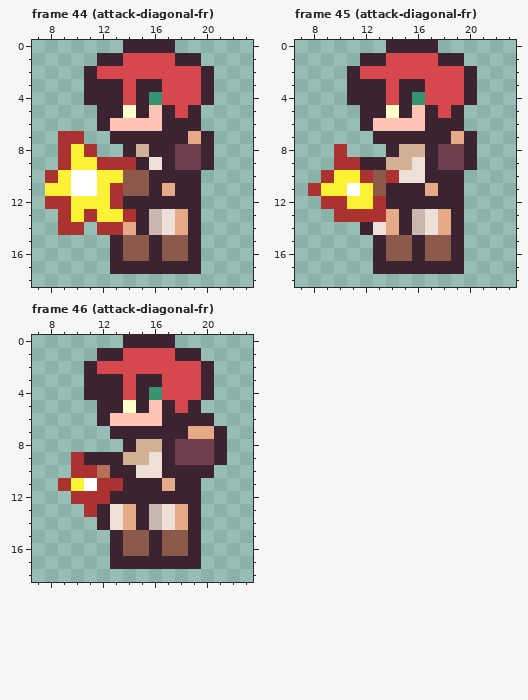
A pixel-art file gets an edit: Assets/Resources/Player/Sprites/Movement/player-walking.aseprite. The picture above was drawn from the file before the commit.
32x19 pixels, 92 frames. Shown: frame 44 (attack-diagonal-fr): x 7..23, y 0..18; frame 45 (attack-diagonal-fr): x 7..23, y 0..18; frame 46 (attack-diagonal-fr): x 7..23, y 0..18.
The same view after the edit:
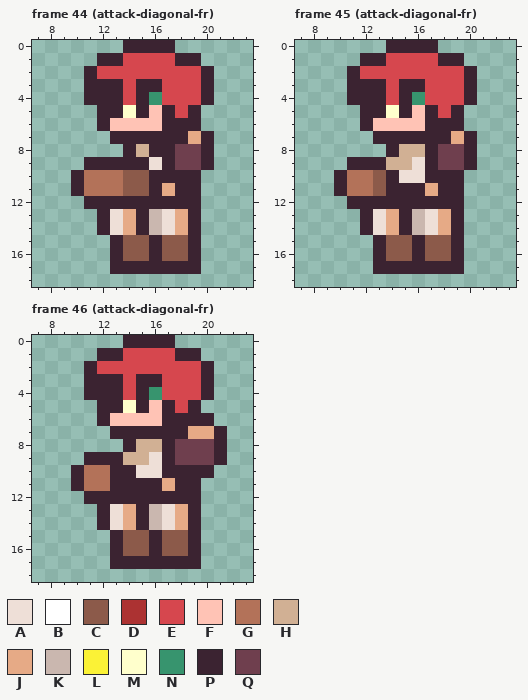
Palette (. is transparent): A #eedfd7  B #ffffff  C #8c5a4a  D #ac3232  E #d6474e  F #ffc3b5  G #b37259  H #d1b094  J #e6aa86  K #cab7af  L #fbf236  M #ffffcc  N #37946e  P #3b2331  Q #6f3f4e
Diff:
layer "Layer 5" now hidden
Frame 44 (attack-diagonal-fr):
y 7: x 9..10 DD -> ..
y 8: x 9..11 DLD -> ...
y 9: x 9..14 DLLDDD -> ..PPPP
y 10: x 8..13 DLBBLL -> ..PGGG
y 11: x 8..13 LLBBLD -> ..PGGG
y 12: x 8..13 DDLLLD -> ...PPP
y 13: x 9..14 DLDLLD -> ...PAJ
y 14: x 9..10 DD -> ..; x 12..13 DD -> PA
Frame 45 (attack-diagonal-fr):
y 8: x 10 D -> .
y 9: x 10..11 DD -> .P
y 10: x 9..12 DLLD -> .PGG; x 14 D -> P
y 11: x 8..12 DLLBL -> ..PGG
y 12: x 9..13 DDLLD -> ..PPP
y 13: x 10..13 DDDD -> ..PA
Frame 46 (attack-diagonal-fr):
y 9: x 10 D -> .
y 10: x 10..11 DD -> PG
y 11: x 9..13 DLBDD -> .PGGP
y 12: x 10..12 DDD -> .PP
y 13: x 11 D -> .
Pixel boxes of the changes (left, top, right, bottom) in both pictures:
changed: (45, 131, 136, 235)
changed: (308, 144, 399, 222)
changed: (58, 452, 123, 517)
